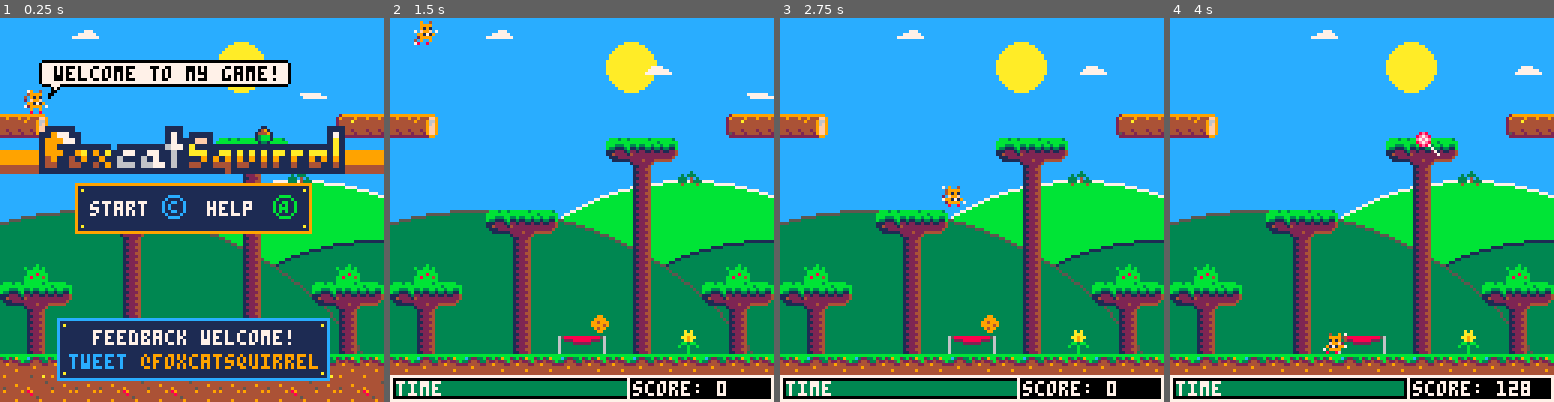
Above: before the commit, frames 1-4 (left to right).
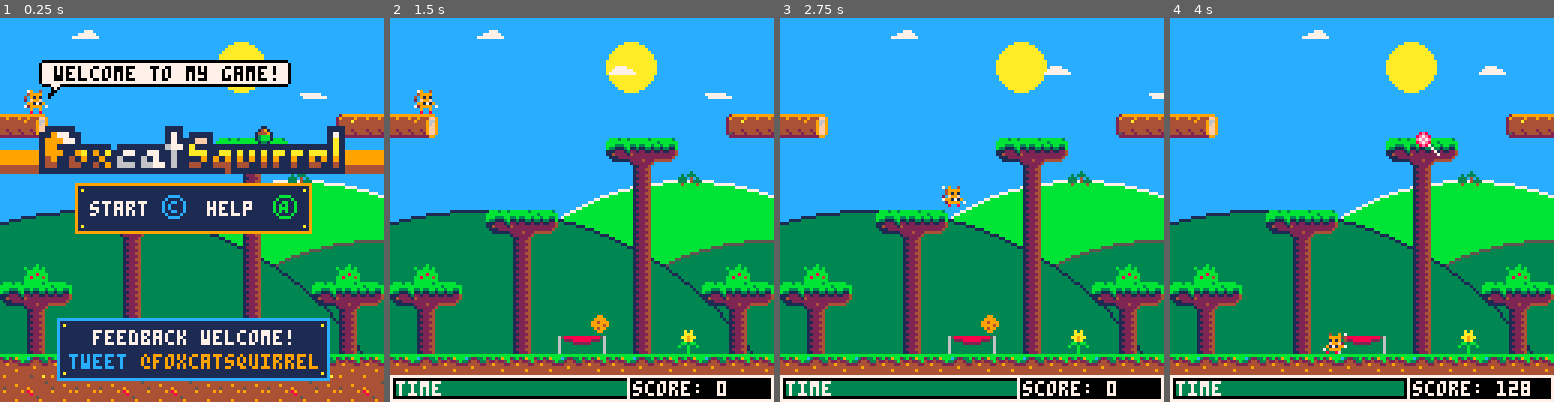
Above: after the commit, the same moments.

Repository: daddynewts/foxcatsquirrel
Game: PICO-8 cartridge foxcatsquirrel.p8
The game is run twice, just before and just after one commit, with the same random seed, the same clock (stepped at 60 frames per second) and the same inputs.
Inputs:
- Up to frame 1 (0.25 s): no input
- Up to frame 2 (1.5 s): tap X (X key) at 0.33, 1.07 s; tap O (Z key) at 0.7 s
- Up to frame 3 (2.75 s): hold Right 1.6-2.1 s; tap O (Z key) at 1.7, 2.1, 2.5 s; tap X (X key) at 1.85 s; hold Right from 2.47 s (still down)
- Up to frame 4 (4 s): tap O (Z key) at 2.9, 3.3, 3.7 s; tap X (X key) at 2.97 s; release Right at 3.03 s; hold Left 3.08-3.58 s; hold Down 3.63-3.97 s

The runs differ from the first frame. In frame 1, 0.6% of the frame differs, in the area x 0-100%, y 50-88%; in frame 2, 1.7%, in the area x 0-100%, y 0-88%; in frame 3, 1.1%; in frame 4, 1.1%.

Commit message:
Response to Jess feedback
Added delay on menu screens so when you die while hovering, you don't automatically restart
Time refilled when joining a new level

Diff:
--- a/foxcatsquirrel.p8
+++ b/foxcatsquirrel.p8
@@ -4,6 +4,8 @@
 -- init + variables
 
 function _init()
+
+ delay=100
 
  -- sfx
  intro_jingle = 11
@@ -124,7 +126,7 @@
 
 function init_menu()
  sfx(intro_jingle)
- timeleft=78
+ timeleft=127
  del(foods,food)
  del(balloons,balloon)
  del(enemies,skull)
@@ -187,7 +189,8 @@
 
 function update_gameover()
 	music(-1)
-	if btnp(❎) then
+ delay-=1
+	if delay<=50 and	btnp(❎) then
 	 _init()
 	end
 end
@@ -837,9 +840,9 @@
   circfill(99,134,80,11) -- far hill
   circ(99,134,80,7)
   circfill(126,154,80,3) -- near hill
-  circ(126,154,80,1)
+  circ(126,154,80,5)
   circfill(30,174,110,3) -- near hill
-  circ(30,174,110,5)
+  circ(30,174,110,1)
   circfill(80,16,8,10) -- sun
   --cloud_draw()
   draw_clouds()
@@ -984,12 +987,14 @@
 end
 
 function update_mainmenu()
+ delay-=2
  player_animate()
  --player_update()
- if btnp(❎) then
+ if delay<=50 and btnp(❎) then
   sfx(9)
   init_game()
   level_music()
+  delay=100
  elseif btnp(🅾️) then
   sfx(9)
   _draw = draw_tutorial
